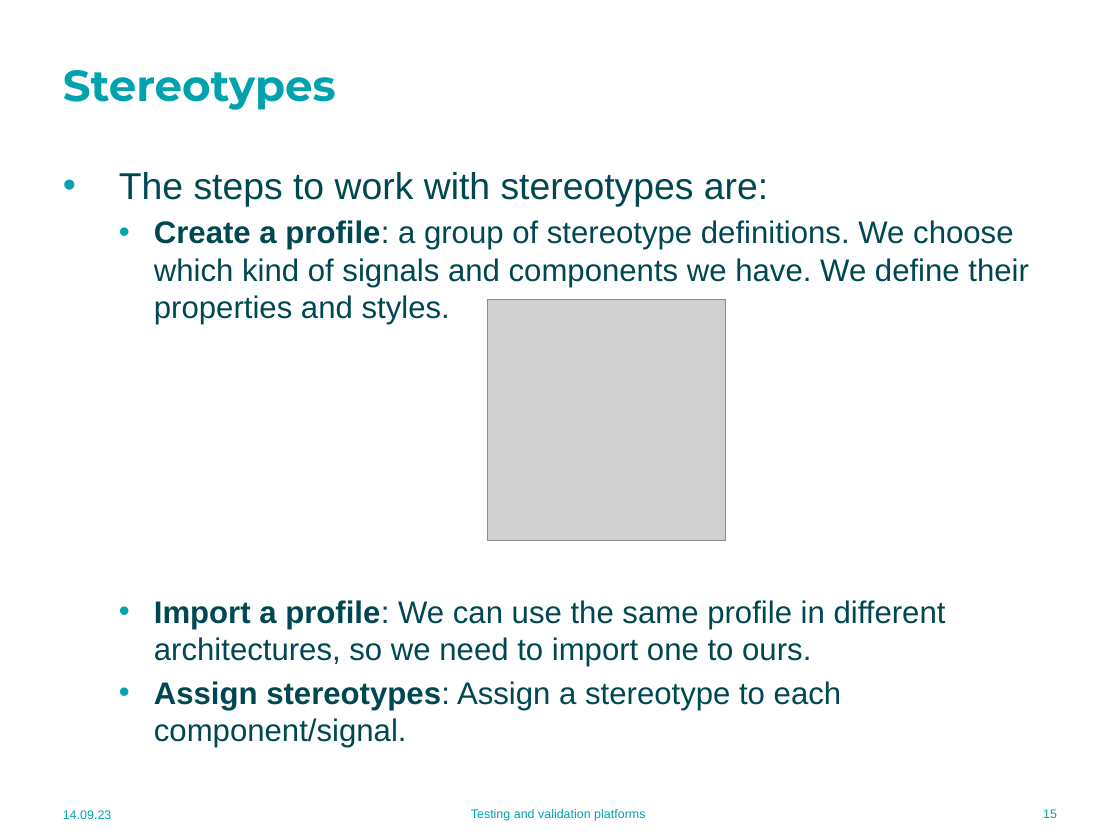
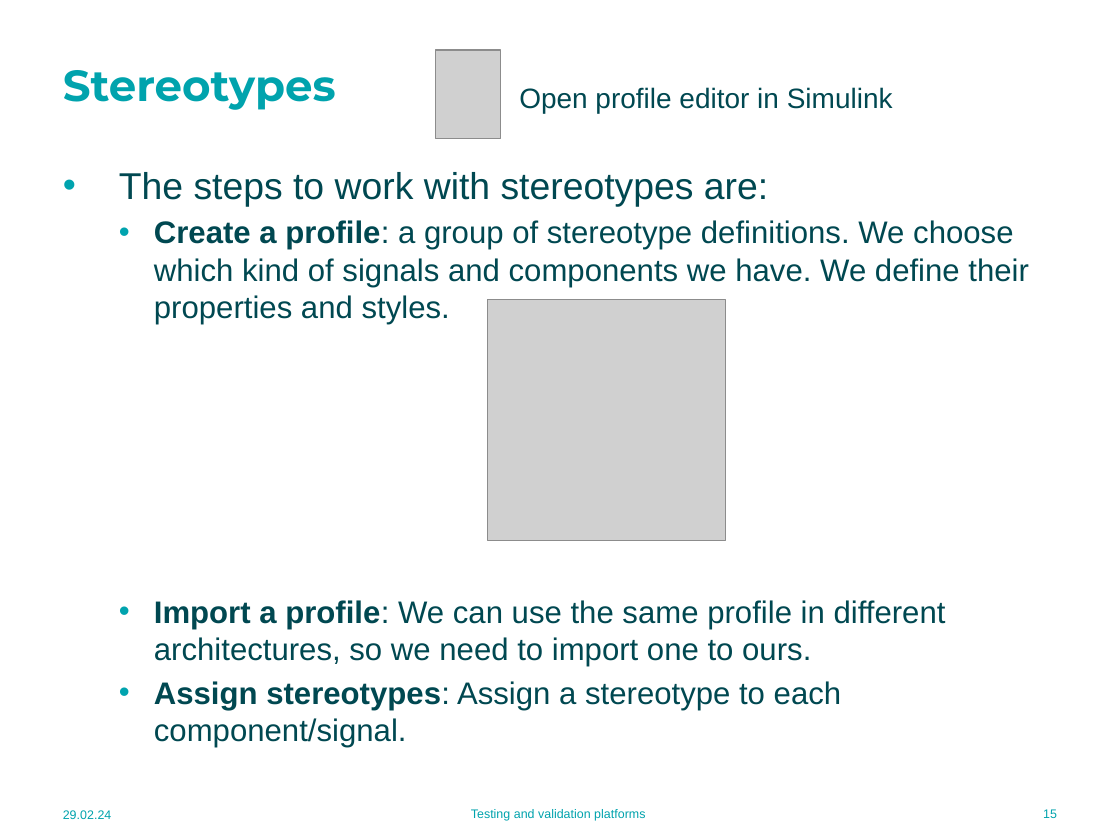
Before and after one commit to MU-MATHWORKS/MODEL-BASED-LIFE-CYCLE-WITH-MATLAB-SIMULINK, a slide deck: slide 15 of 3_PHASE4_Architecture/docs/3.2 Architecture management in MATLAB_EN.pptx. Drawn at 1120x840 pixels with LibreOffice and Linux fonts; fonts in the diff are those of the drawing; grey boxes stand for pictures; background and template pictures are left out. Boxes give left, top, right and bottom in pixels: in the first picture for what was removed or moved away, otherwise in the second. Text is boxed around its words. In the diff, an @@ line names an element or a change of style, - is before the commit and + after.

```diff
--- a/3_PHASE4_Architecture/docs/3.2 Architecture management in MATLAB_EN.pptx
+++ b/3_PHASE4_Architecture/docs/3.2 Architecture management in MATLAB_EN.pptx
@@ picture added at [436, 50, 501, 139] @@
@@ text added at [519, 87, 893, 113], 18 pt, text #004851 @@
+Open profile editor in Simulink
@@ text at [63, 810, 112, 819]: text changed @@
-14.09.23
+29.02.24
```
Also in this commit, not shown: 32 other slides changed, 24 other files.
